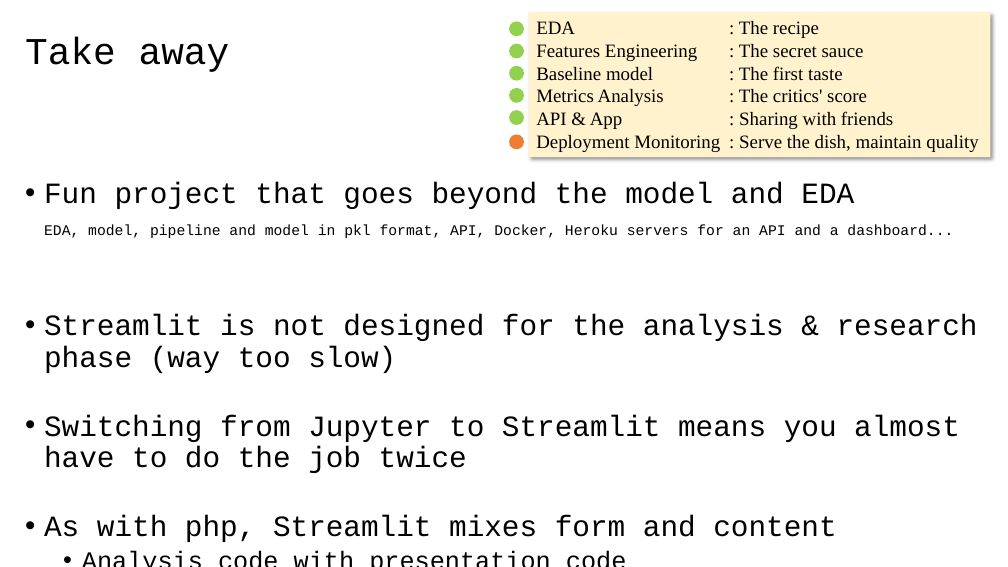
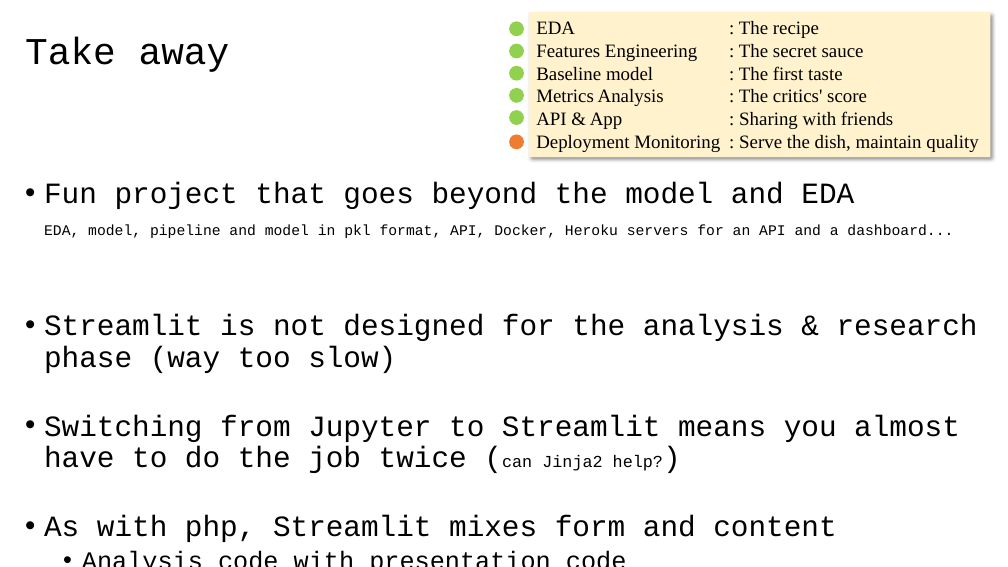
Before and after one commit to 40tude/02_Data-Science_Fullstack_march_2024, a slide deck: slide 9 of 08_deployment/99_Project_getaround/01_getaround_project.pptx. Drawn at 1008x567 pixels with LibreOffice and Linux fonts; fonts in the diff are those of the drawing. Boxes give left, top, right and bottom in pixels: in the first picture for what was removed or moved away, otherwise in the second. Text is boxed around its words. In the diff, an @@ line names an element or a change of style, - is before the commit and + after.

```diff
--- a/08_deployment/99_Project_getaround/01_getaround_project.pptx
+++ b/08_deployment/99_Project_getaround/01_getaround_project.pptx
@@ text at box(44, 415, 960, 473): text changed @@
-• Switching from Jupyter to Streamlit means you almost have to do the job twice
+• Switching from Jupyter to Streamlit means you almost have to do the job twice (can Jinja2 help?)
```
Also in this commit, not shown: 1 other slide changed, 4 other files.
